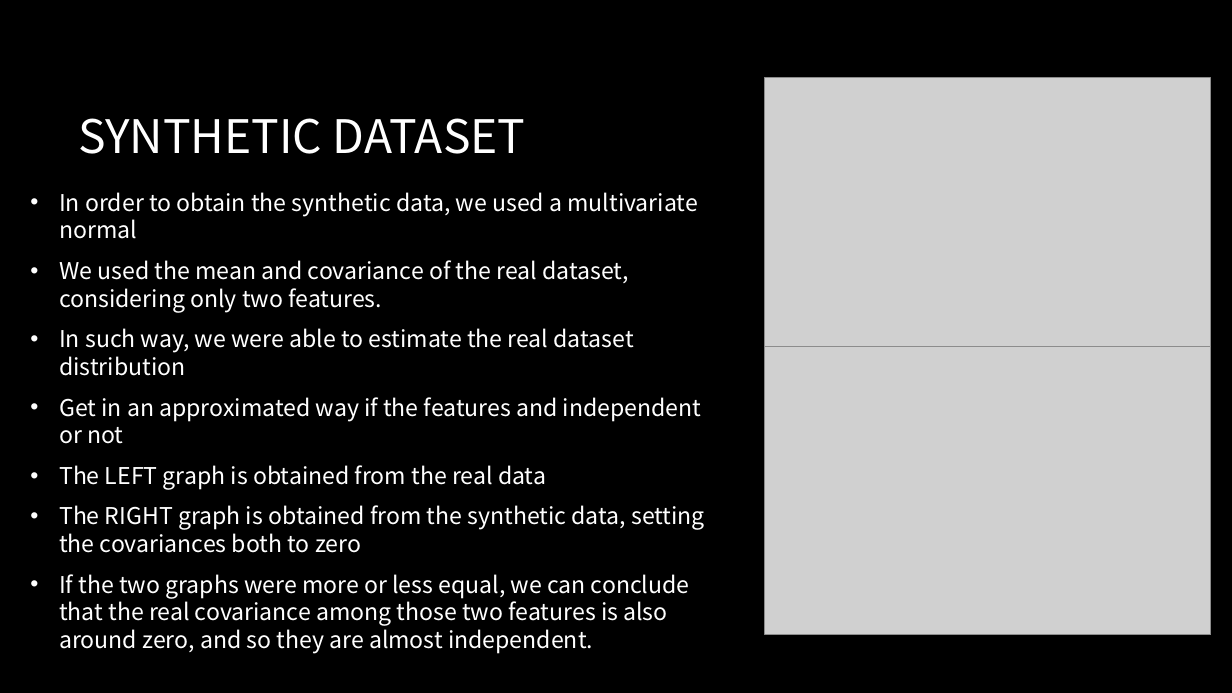
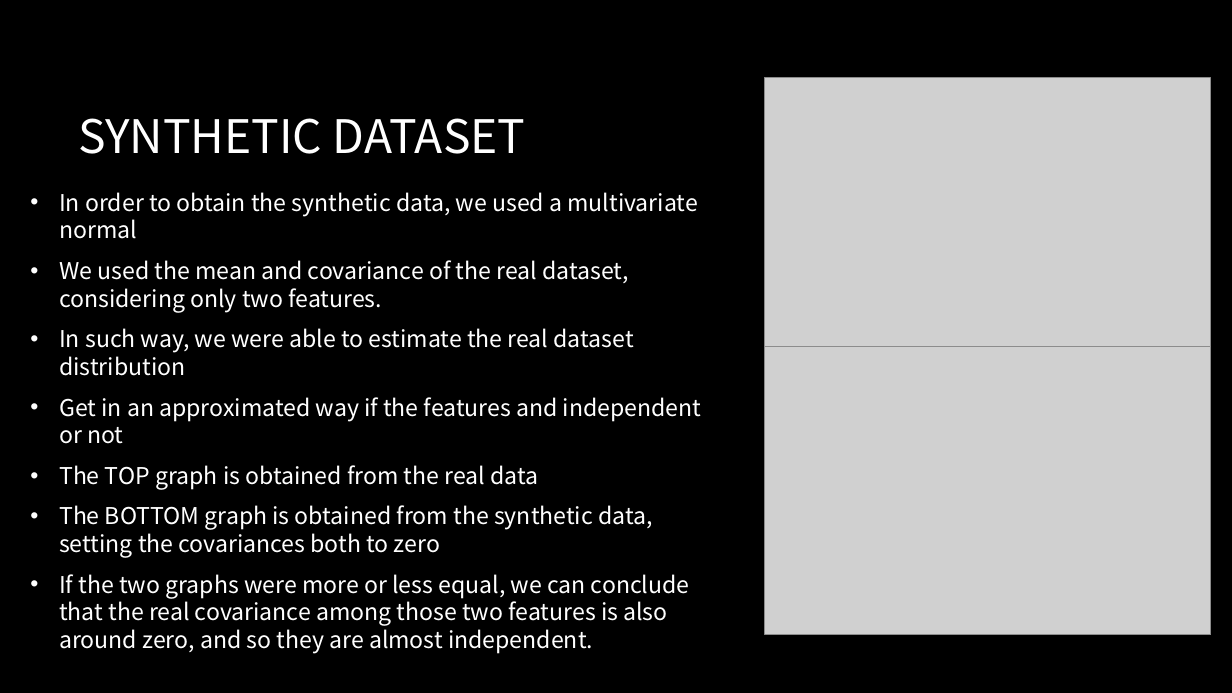
Before and after one commit to michelegargiulo/UNISA2020_StatisticalDataAnalysis, a slide deck: slide 26 of ProjectPresentation.pptx. Drawn at 1232x693 pixels with LibreOffice and Linux fonts; fonts in the diff are those of the drawing; grey boxes stand for pictures; background and template pictures are left out. Boxes give left, top, right and bottom in pixels: in the first picture for what was removed or moved away, otherwise in the second. Text is boxed around its words. In the diff, an @@ line names an element or a change of style, - is before the commit and + after.

```diff
--- a/ProjectPresentation.pptx
+++ b/ProjectPresentation.pptx
@@ text at box(59, 465, 653, 558): text changed @@
-• The LEFT graph is obtained from the real data
-• The RIGHT graph is obtained from the synthetic data, setting the covariances both to zero
+• The TOP graph is obtained from the real data
+• The BOTTOM graph is obtained from the synthetic data, setting the covariances both to zero
```
Also in this commit, not shown: 6 other slides changed.
